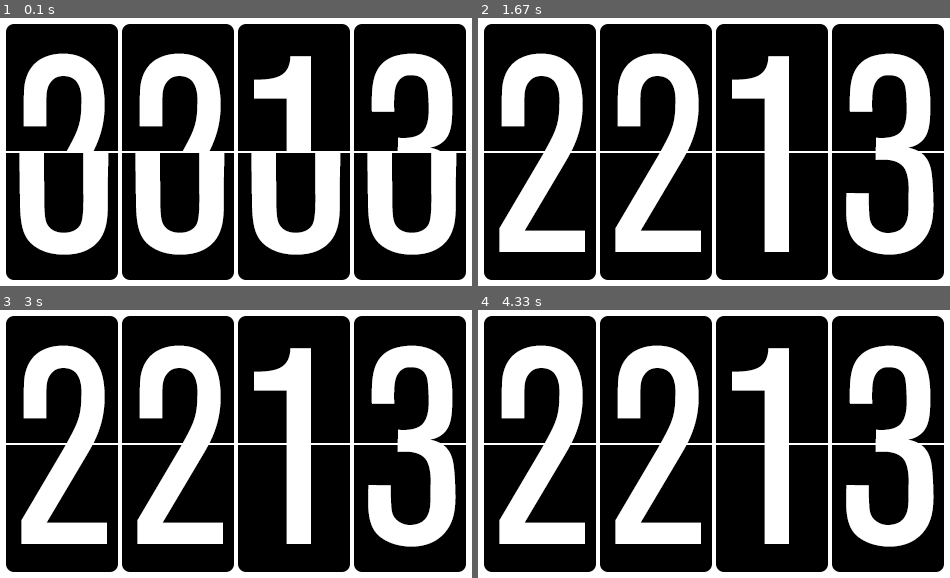
Above: before the commit, frames 1-4 (two rows, left to right).
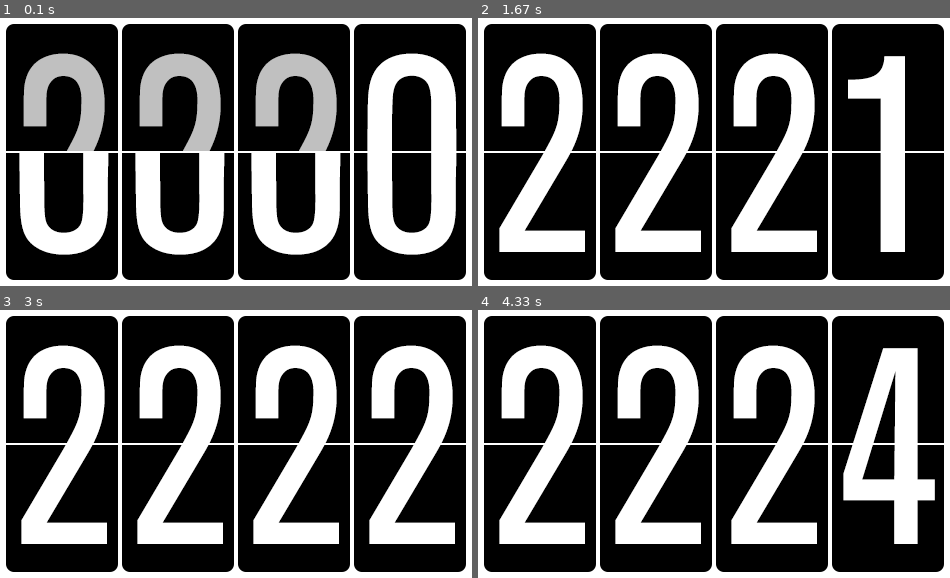
Above: after the commit, the same moments.

Repository: prehensile/pygame-flipclock
Game: pygame game, started from src/clock.py
Same seed, same stepped clock (60 frames per second), same inputs: the game is played once before the commit and once after it.
Inputs:
- Up to frame 1 (0.1 s): no input
- Up to frame 2 (1.67 s): no input
- Up to frame 3 (3 s): no input
- Up to frame 4 (4.33 s): no input

The runs differ from the first frame. In frame 1, 14% of the frame differs, in the area x 4-97%, y 13-50%; in frame 2, 15%, in the area x 53-97%, y 13-89%; in frame 3, 11%; in frame 4, 14%.

Commit message:
improved changeover animation

Diff:
--- a/src/clock.py
+++ b/src/clock.py
@@ -64,26 +64,43 @@
     SEGMENT_UPPER = 1
     SEGMENT_LOWER = 2
     def display_number( self, number, pos, segment=SEGMENT_BOTH ):
+
         img = self.number_surfaces[ number ]
         area = img.get_clip()
         offs = [0,0]
+
         if segment == self.SEGMENT_UPPER:
             area.height /=2
+
         elif segment == self.SEGMENT_LOWER:
             hh = area.height /2
             area.top = hh
             area.height = hh
             offs[1] = hh
-        self.window.blit( img, (pos[0]+offs[0],pos[1]+offs[1]), area=area )
+
+        p = (pos[0]+offs[0],pos[1]+offs[1])
+        self.window.blit( img, p, area=area )
+
+        # draw a translucent black rect over *most* of a changing segement
+        # cheap, hacky transition effect!
+        if segment == self.SEGMENT_UPPER:
+            yo = 10
+            r = pygame.Rect( (p[0],p[1]+yo), (area.width,area.height-yo) )
+            brightness = 128 + 64
+            self.window.fill( (brightness,brightness,brightness), rect=r, special_flags=pygame.BLEND_MULT )
 
 
     PADDING = 8
     SPACING = 116
-    def display_numbers( self, numbers, segment=SEGMENT_BOTH ):
+    def display_numbers( self, numbers, segment=SEGMENT_BOTH, mask=None ):
         pos = [self.PADDING,self.PADDING]
+        i = 0
         for n in numbers:
-            self.display_number( n, pos, segment=segment )
+            if n is not None:
+                if (mask is None) or (mask and mask[i]):
+                    self.display_number( n, pos, segment=segment )
             pos[0] += self.SPACING
+            i += 1
 
 
     def numbers_for_time( self , hour, minute ):
@@ -92,28 +109,49 @@
         return [ int(h[0]), int(h[1]), int(m[0]), int(m[1]) ]
 
 
+    def mask_for_numbersets( self, numbers, numbers_last ):
+        mask = [ False for n in numbers ]
+        for i in range( len(numbers_last) ):
+            if numbers_last[i] != numbers[i]:
+                mask[i] = True
+        return mask
+
+
     def display_time( self, hour, minute ):
 
-        # draw_half will be set if the time changes. used for cheap animation on change.
-        draw_half = False
+        # has_changed will be set if the time changes. used for cheap animation on change.
+        has_changed = False
         # keep track of how long we've been displaying a given timestamp
         self.ts_age += 1
         if (minute != self.last_minute) or (hour != self.last_hour):
             self.ts_age = 0
-            draw_half = True
+            has_changed = True
 
         self.window.fill( self.background_colour )
 
         numbers = self.numbers_for_time( hour, minute )
-        if draw_half:
+        # default mask - draw everything
+        mask = [ True for i in range(len(numbers)) ]
+
+        if has_changed:
+
+            # draw changed numbers
+
+            numbers_last = self.numbers_for_time( self.last_hour, self.last_minute )
+
+            # calculate mask for changed numbers
+            mask = self.mask_for_numbersets( numbers, numbers_last )
+
             # if time has changed, for this frame draw new time in the top half...
-            self.display_numbers( numbers, segment=self.SEGMENT_UPPER )
+            self.display_numbers( numbers, segment=self.SEGMENT_UPPER, mask=mask )
             # ... and old time in the bottom half for cheap flip effect
-            numbers_last = self.numbers_for_time( self.last_hour, self.last_minute )
-            self.display_numbers( numbers_last, segment=self.SEGMENT_LOWER )
-        else:
-            # otherwise, just draw the time
-            self.display_numbers( numbers, segment=self.SEGMENT_BOTH )
+            self.display_numbers( numbers_last, segment=self.SEGMENT_LOWER, mask=mask )
+
+            # invert mask so that main draw will pick up everything that's not changed
+            mask = [ not m for m in mask ]
+
+        # draw unchanged numbers
+        self.display_numbers( numbers, segment=self.SEGMENT_BOTH, mask=mask )
 
         # draw split line down the horizontal middle
         pygame.draw.line( self.window, self.background_colour, (0,136-1), (480,136-1), 2 )
@@ -124,7 +162,7 @@
 
     def update( self, dt ):
 
-        self.display_time( dt.hour, dt.minute )
+        self.display_time( dt.hour, dt.second )
         pygame.display.flip()
 
         # handle exits
